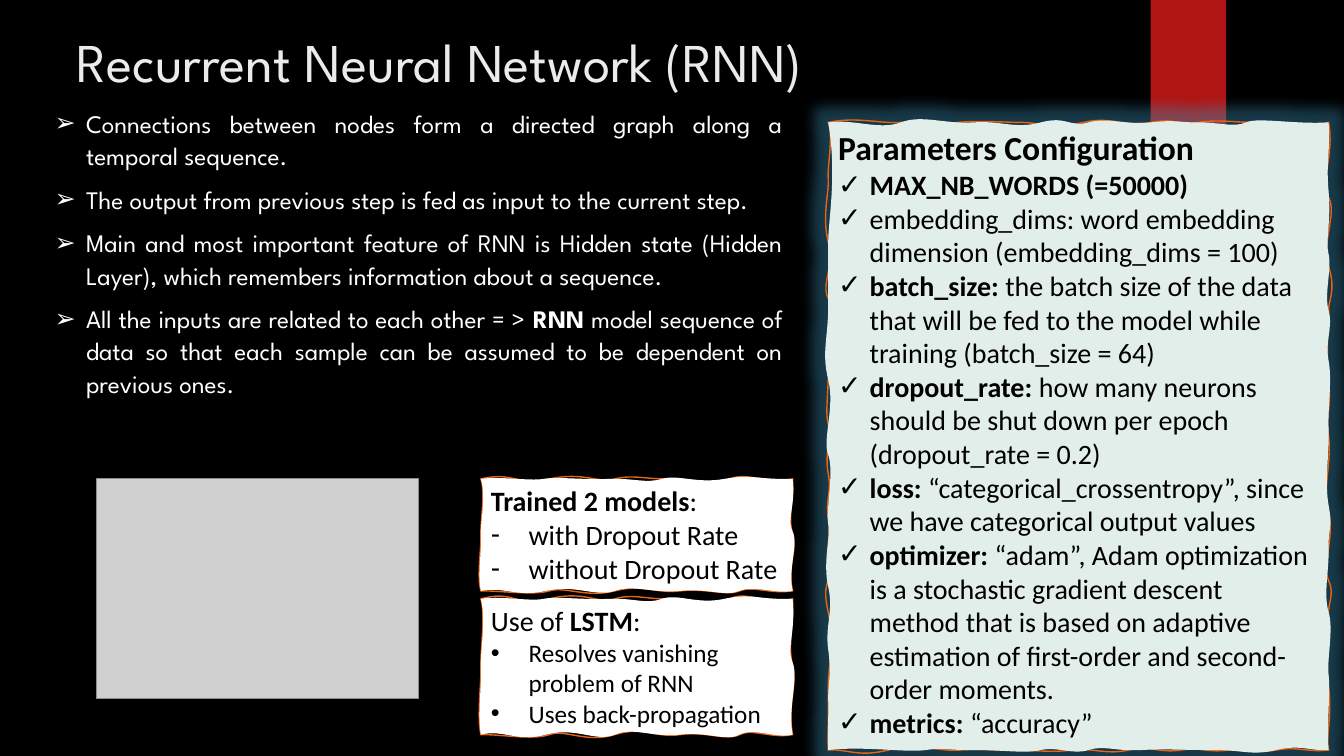
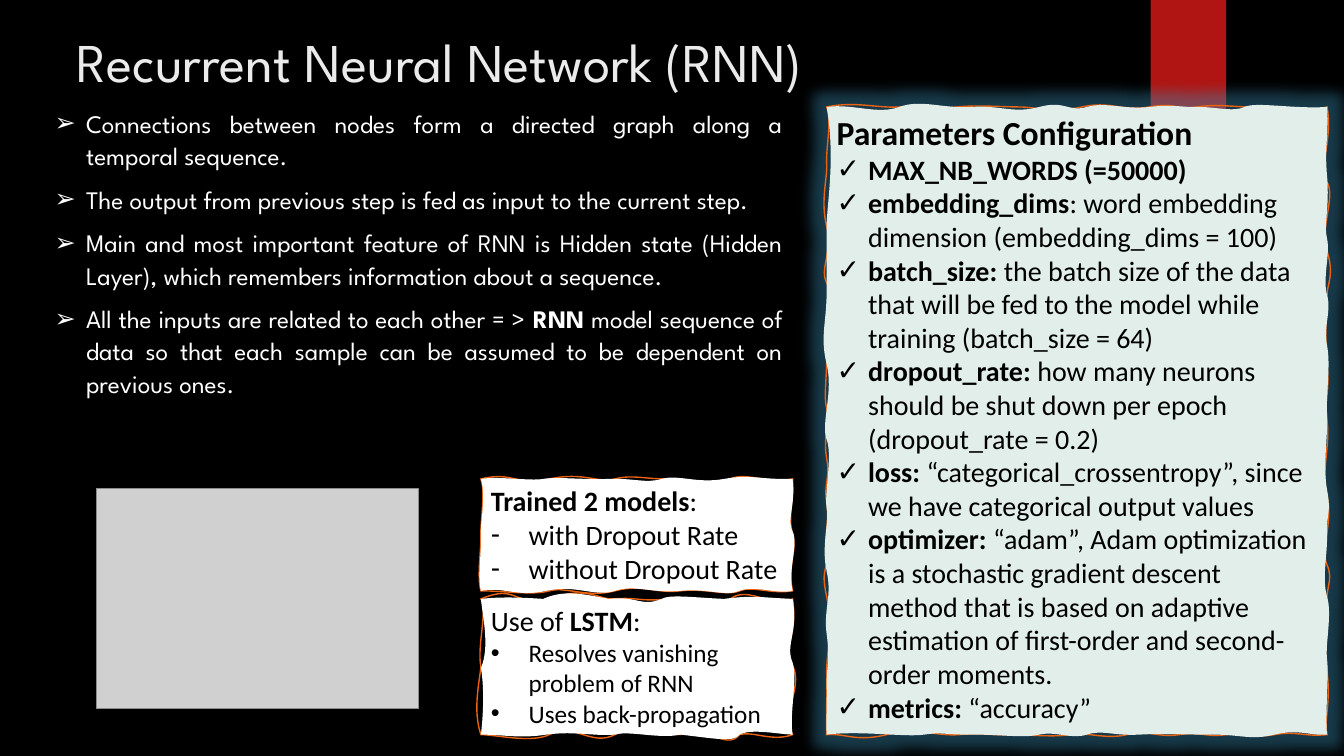
Before and after one commit to petrou1991/MachineLearning_Assignment, a slide deck: slide 14 of ML&CA.pptx. Drawn at 1344x756 pixels with LibreOffice and Linux fonts; fonts in the diff are those of the drawing; grey boxes stand for pictures; background and template pictures are left out. Boxes give left, top, right and bottom in pixels: in the first picture for what was removed or moved away, otherwise in the second. Text is boxed around its words. In the diff, an @@ line names an element or a change of style, - is before the commit and + after.

```diff
--- a/ML&CA.pptx
+++ b/ML&CA.pptx
@@ freeform shape "Parameters Configuration": place and size @@
-freeform shape "Parameters Configuration" at [829,122,1329,750]
+freeform shape "Parameters Configuration" at [827,107,1327,735]
@@ text in freeform shape at [868,193,1277,252]: bold on in "embedding_dims:" @@
@@ picture: place and size @@
-picture at [96,479,418,699]
+picture at [96,489,418,709]
@@ freeform shape "Use of LSTM:" at [481,599,792,735]: outline redrawn @@
```
Also in this commit, not shown: 3 other slides changed.
